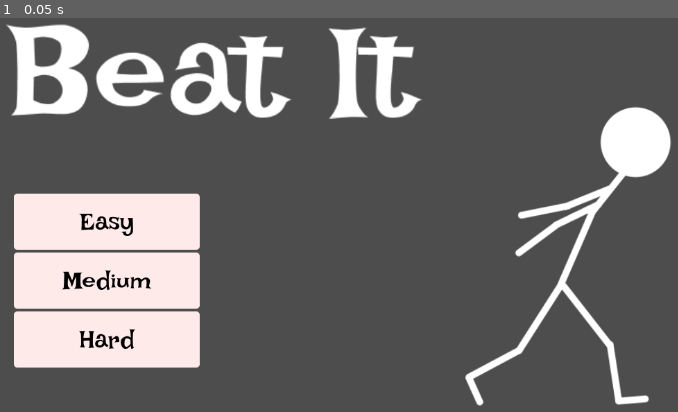
Above: before the commit, frame 1.
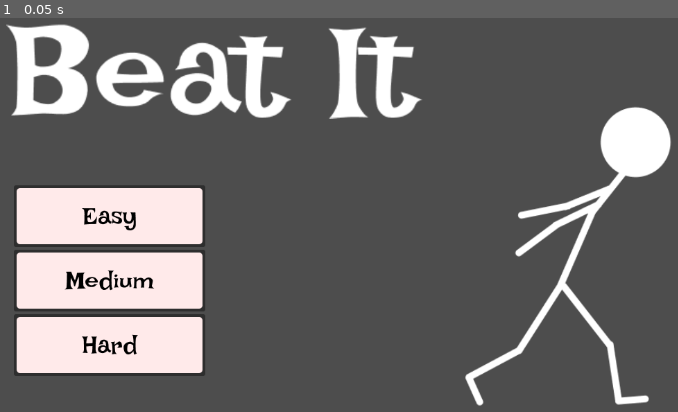
Above: after the commit, the same moment.

Repository: Lexa-Heda/HackClubGameJam
Game: Godot game, scene res://homescreen.tscn
Two runs of this game, one before a commit and one after it. Both use one fixed random seed, a clock stepped at 60 frames per second and the inputs below. The project has no main scene, so this scene is started directly.
Inputs:
- Up to frame 1 (0.05 s): no input

The runs differ from the first frame. In frame 1, 3.9% of the frame differs, in the area x 2-31%, y 42-91%.

Commit message:
buttons

Diff:
--- a/beat-it/homescreen.tscn
+++ b/beat-it/homescreen.tscn
@@ -28,17 +28,14 @@
 offset_bottom = 541.5
 grow_vertical = 2
 
-[node name="TextureRect" type="TextureRect" parent="VBoxContainer" unique_id=855880859]
+[node name="Button" type="Button" parent="VBoxContainer" unique_id=374283482]
 layout_mode = 2
-mouse_default_cursor_shape = 2
-texture = ExtResource("3_a17e7")
+icon = ExtResource("3_a17e7")
 
-[node name="TextureRect2" type="TextureRect" parent="VBoxContainer" unique_id=841329261]
+[node name="Button2" type="Button" parent="VBoxContainer" unique_id=1841989335]
 layout_mode = 2
-mouse_default_cursor_shape = 2
-texture = ExtResource("4_v0us7")
+icon = ExtResource("4_v0us7")
 
-[node name="TextureRect3" type="TextureRect" parent="VBoxContainer" unique_id=457233287]
+[node name="Button3" type="Button" parent="VBoxContainer" unique_id=1166108979]
 layout_mode = 2
-mouse_default_cursor_shape = 2
-texture = ExtResource("5_gboke")
+icon = ExtResource("5_gboke")
